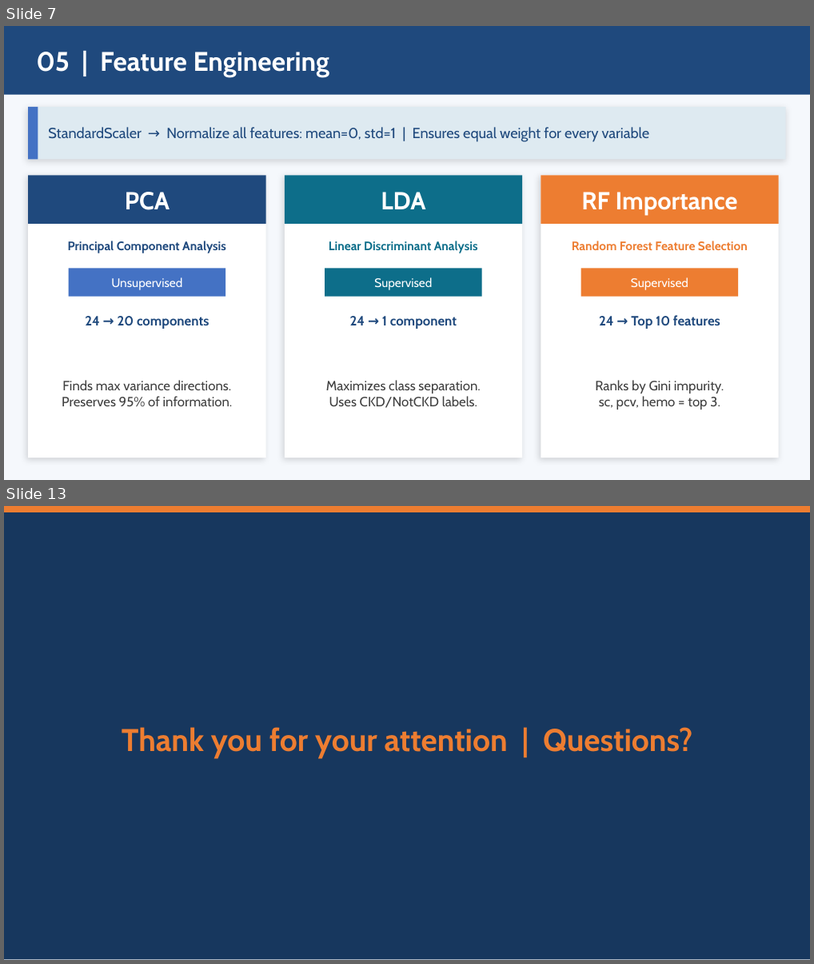
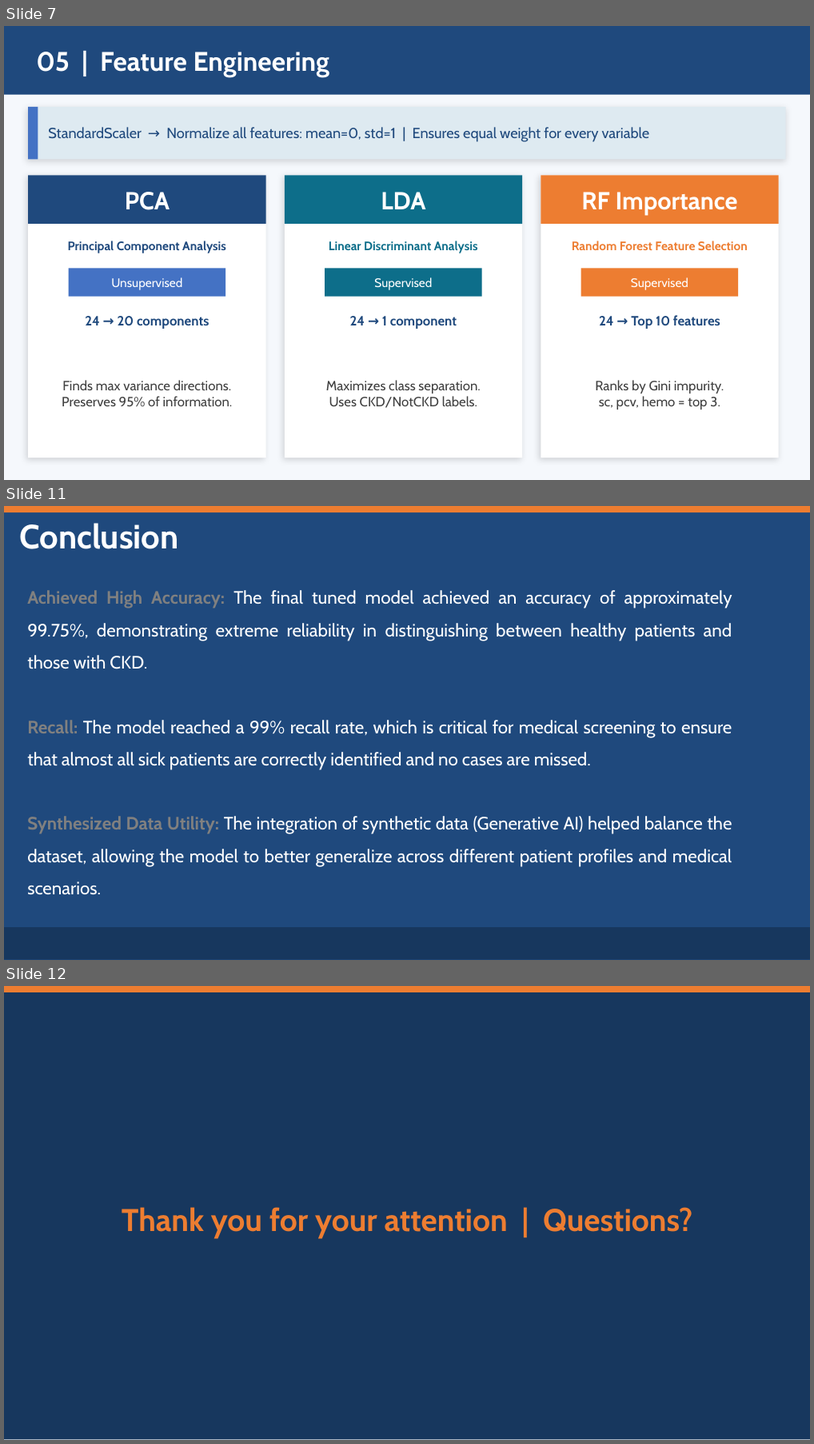
Before and after one commit to feredj/predict-kidney-disease-presence, a slide deck: CKD_Presentation.pptx. Shown one above the other, each under a label of ours: slides 7 and 13 before the commit, slides 7, 11 and 12 after it; the slides between them are not shown. The pictures are 814x964 and 814x1444 pixels, drawn with LibreOffice and Linux fonts; fonts in the diff are those of the drawing. Boxes give left, top, right and bottom in pixels: in the first picture for what was removed or moved away, otherwise in the second. Text is boxed around its words. In the diff, an @@ line names an element or a change of style, - is before the commit and + after.

```diff
--- a/CKD_Presentation.pptx
+++ b/CKD_Presentation.pptx
@@ slide 11 added at <box>4,506,810,960</box>, background #1F497D @@
@@ rectangle added at <box>4,506,810,512</box>, fill #ED7D31 @@
@@ text added at <box>19,523,178,549</box>, 30 pt, text #FFFFFF, bold @@
+Conclusion
@@ text added at <box>27,590,733,895</box>, 16 pt, text #FFFFFF @@
+Achieved High Accuracy: The final tuned model achieved an accuracy of approximately 99.75%, demonstrating extreme reliability in distinguishing between healthy patients and those with CKD.
+Recall: The model reached a 99% recall rate, which is critical for medical screening to ensure that almost all sick patients are correctly identified and no cases are missed.
+Synthesized Data Utility: The integration of synthetic data (Generative AI) helped balance the dataset, allowing the model to better generalize across different patient profiles and medical scenarios.
@@ rectangle added at <box>4,927,810,959</box>, fill #17375E @@
@@ what was slide 13 is now slide 12 @@
```
Also in this commit, not shown: 5 slides changed, 2 slides removed, 1 other file.
